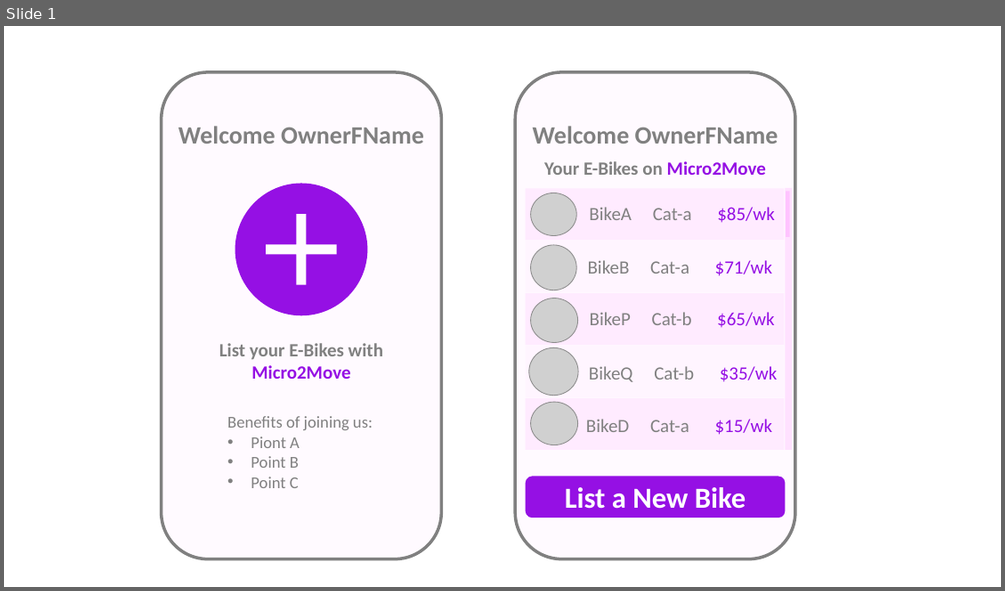
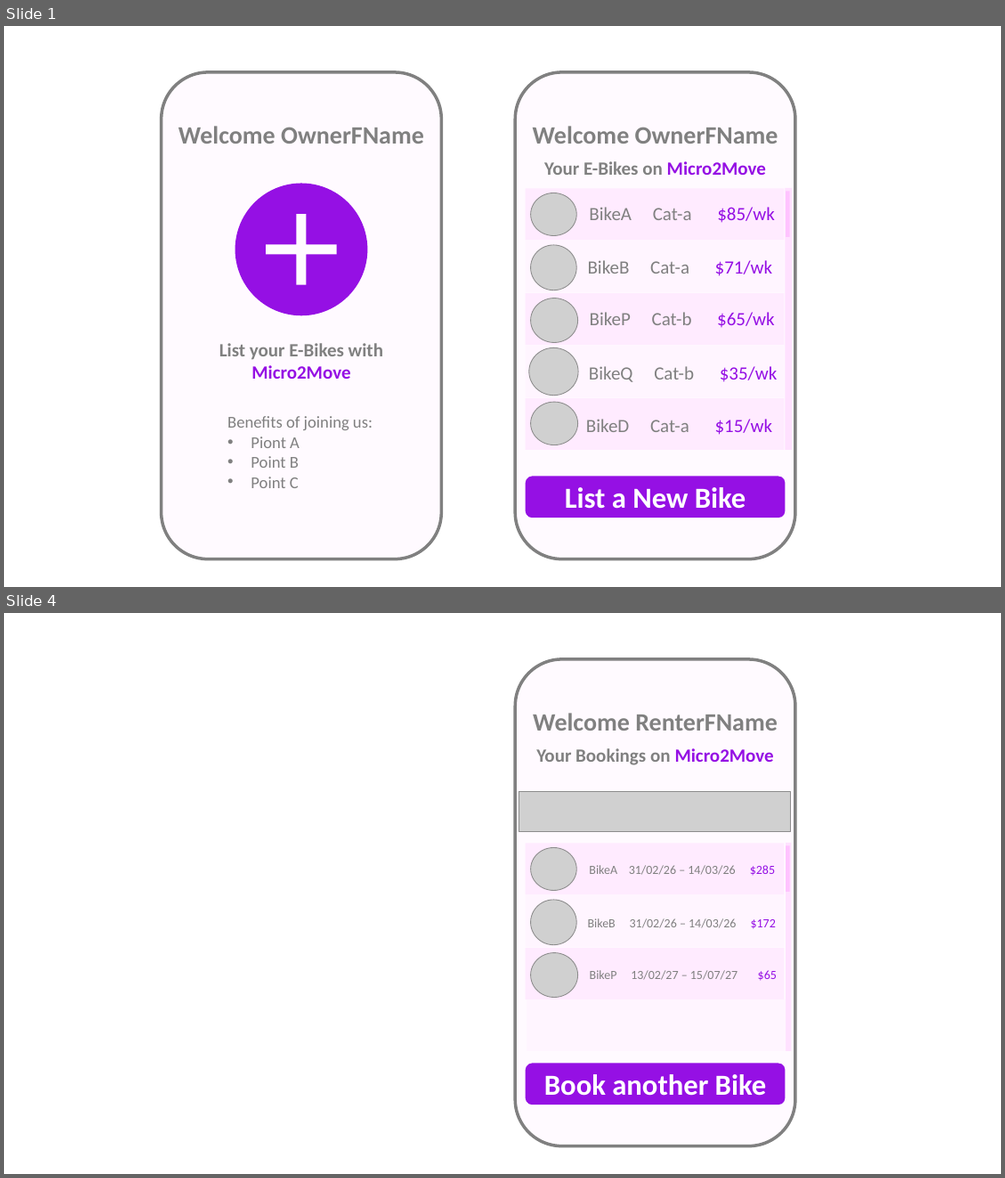
Before and after one commit to anodiamadmin/Micro2Move, a slide deck: RefDocs/RoughWireframeScreens.pptx. Shown one above the other, each under a label of ours: slide 1 before the commit, slides 1 and 4 after it; the slides between them are not shown. The pictures are 1005x591 and 1005x1178 pixels, drawn with LibreOffice and Linux fonts; fonts in the diff are those of the drawing; grey boxes stand for pictures. Boxes give left, top, right and bottom in pixels: in the first picture for what was removed or moved away, otherwise in the second. Text is boxed around its words. In the diff, an @@ line names an element or a change of style, - is before the commit and + after.

```diff
--- a/RefDocs/RoughWireframeScreens.pptx
+++ b/RefDocs/RoughWireframeScreens.pptx
@@ slide 4 added at bbox=[4, 613, 1001, 1174], background #FFFFFF @@
@@ rounded rectangle added at bbox=[516, 659, 796, 1146], fill #FFFAFF, outline #808080 3 pt @@
@@ text added at bbox=[533, 713, 777, 730], 24 pt, text #808080, bold @@
+Welcome RenterFName
@@ text added at bbox=[536, 748, 774, 765], 18 pt, text #808080, bold @@
+Your Bookings on Micro2Move
@@ picture added at bbox=[519, 791, 791, 831] @@
@@ rectangle added at bbox=[526, 844, 784, 895], fill #FFEBFF @@
@@ picture added at bbox=[531, 848, 576, 891] @@
@@ rectangle added at bbox=[785, 843, 792, 1051], fill #FFE1FF @@
@@ rectangle added at bbox=[785, 845, 789, 892], fill #FFC3FF @@
@@ text added at bbox=[589, 865, 775, 876], 12 pt, text #808080 @@
+BikeA 31/02/26 – 14/03/26 $285
@@ rectangle added at bbox=[526, 896, 784, 948], fill #FFF5FF @@
@@ picture added at bbox=[531, 900, 576, 944] @@
@@ text added at bbox=[588, 918, 776, 929], 12 pt, text #808080 @@
+BikeB 31/02/26 – 14/03/26 $172
@@ rectangle added at bbox=[526, 948, 784, 999], fill #FFEBFF @@
@@ picture added at bbox=[531, 952, 577, 997] @@
@@ text added at bbox=[590, 970, 777, 981], 12 pt, text #808080 @@
+BikeP 13/02/27 – 15/07/27 $65
@@ rectangle added at bbox=[526, 999, 785, 1051], fill #FFF5FF @@
@@ rounded rectangle added at bbox=[526, 1063, 785, 1105], fill #9510E4, 28 pt, text #FFFFFF, bold @@
+Book another Bike
```
Also in this commit, not shown: 1 slide changed, 1 other slide added, 5 other files.
